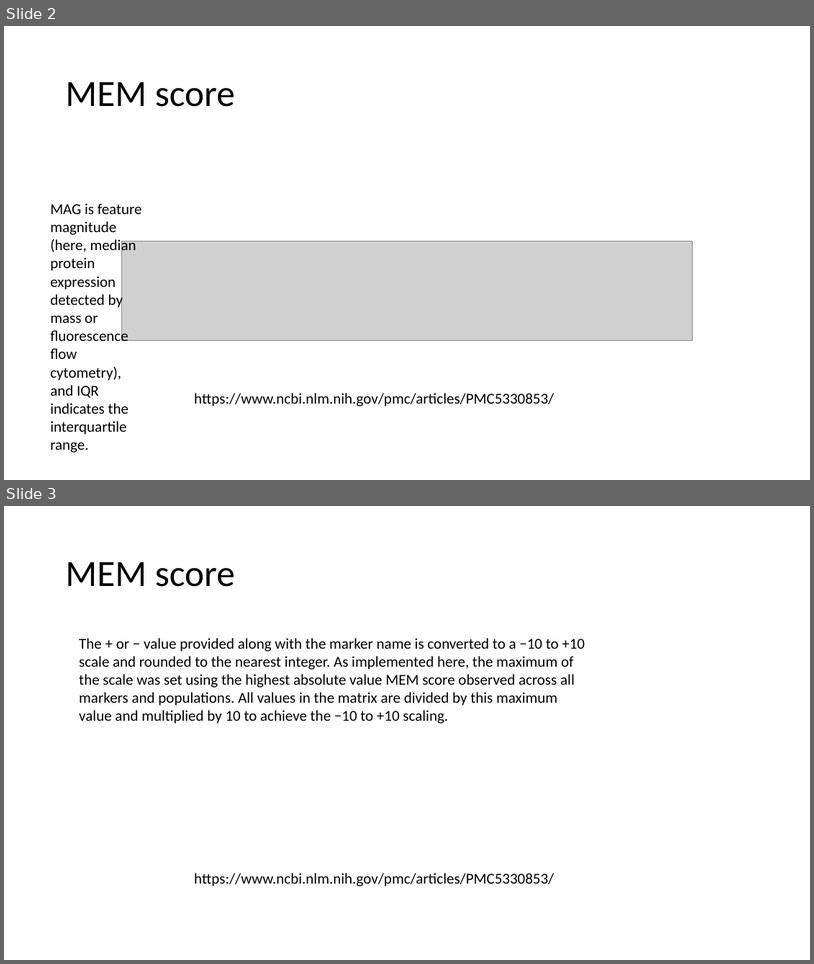
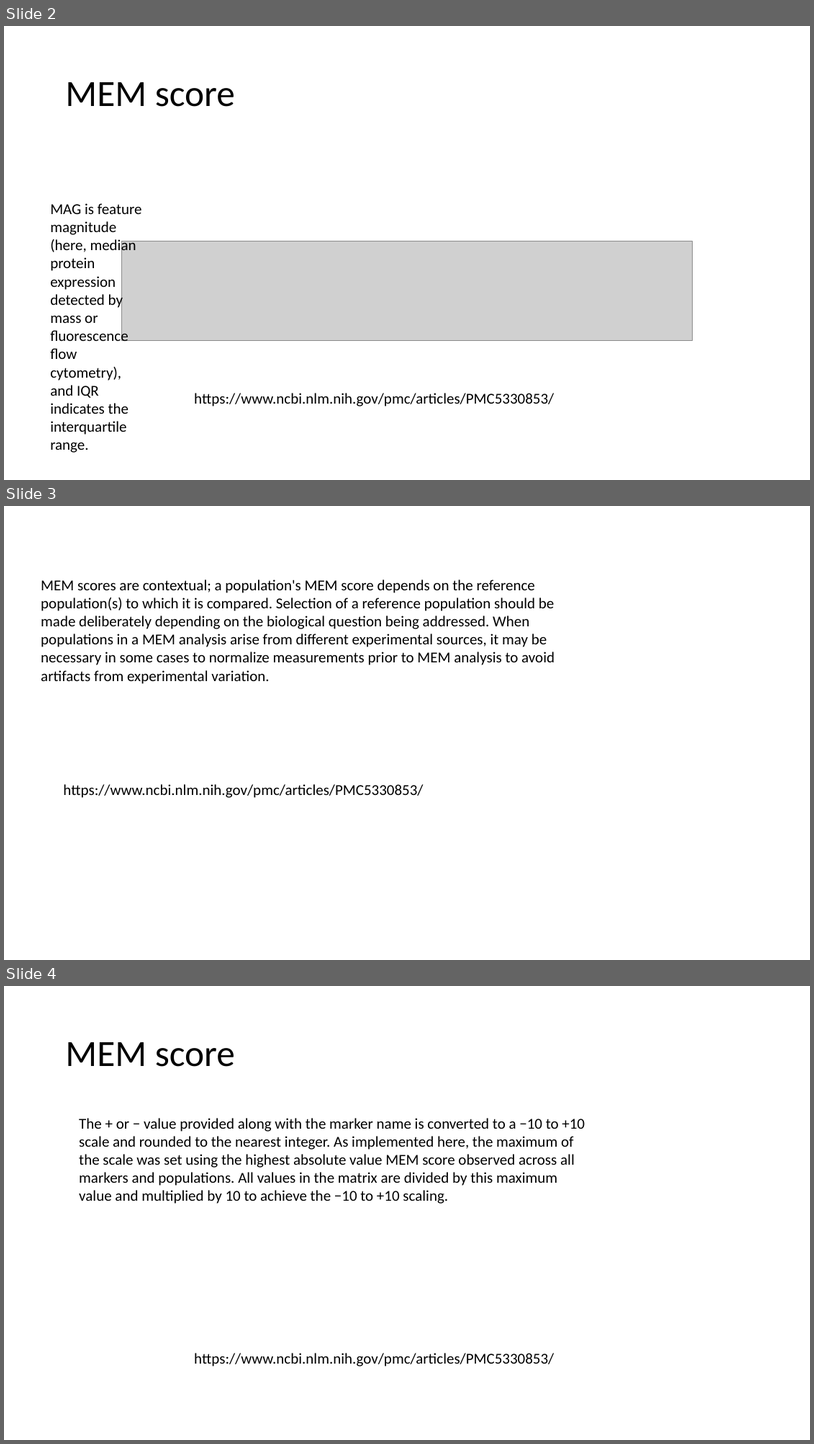
Before and after one commit to whilei/auto-fcs, a slide deck: explore/novel/notes/MEMNotes.pptx. Shown one above the other, each under a label of ours: slides 2 and 3 before the commit, slides 2, 3 and 4 after it. The pictures are 814x964 and 814x1444 pixels, drawn with LibreOffice and Linux fonts; fonts in the diff are those of the drawing; grey boxes stand for pictures. Boxes give left, top, right and bottom in pixels: in the first picture for what was removed or moved away, otherwise in the second. Text is boxed around its words. In the diff, an @@ line names an element or a change of style, - is before the commit and + after.

```diff
--- a/explore/novel/notes/MEMNotes.pptx
+++ b/explore/novel/notes/MEMNotes.pptx
@@ slide 3 added at [4,506,810,960], background #FFFFFF @@
@@ text added at [41,579,555,684], 18 pt, text #000000 @@
+MEM scores are contextual; a population's MEM score depends on the reference population(s) to which it is compared. Selection of a reference population should be made deliberately depending on the biological question being addressed. When populations in a MEM analysis arise from different experimental sources, it may be necessary in some cases to normalize measurements prior to MEM analysis to avoid artifacts from experimental variation.
@@ text added at [63,784,423,798], 18 pt, text #000000 @@
+https://www.ncbi.nlm.nih.gov/pmc/articles/PMC5330853/
@@ what was slide 3 is now slide 4 @@
```
Also in this commit, not shown: 1 other file.
